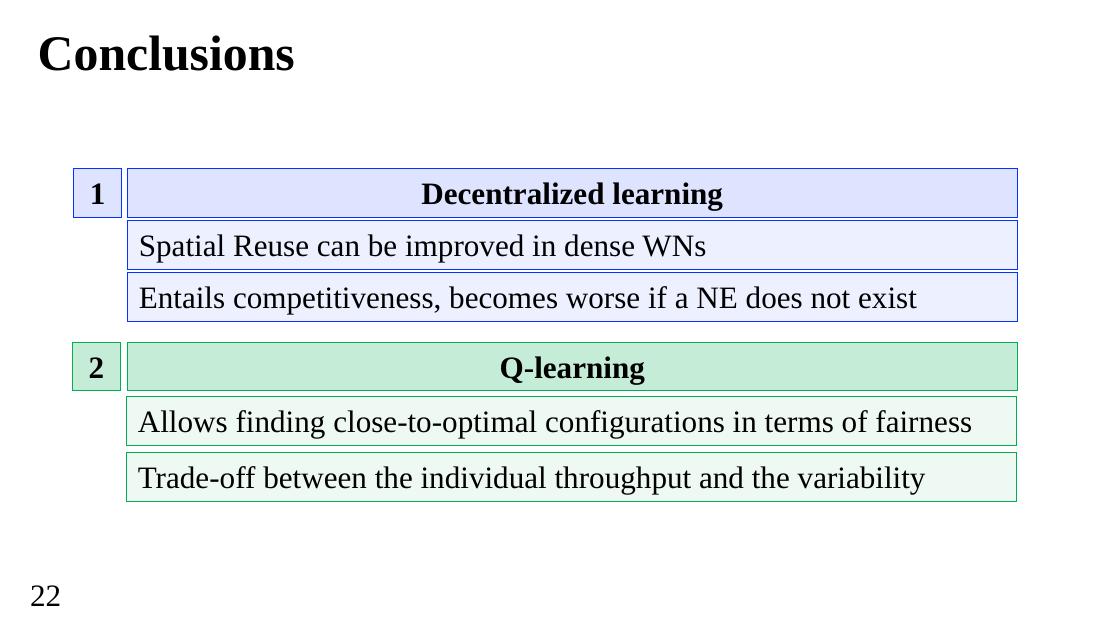
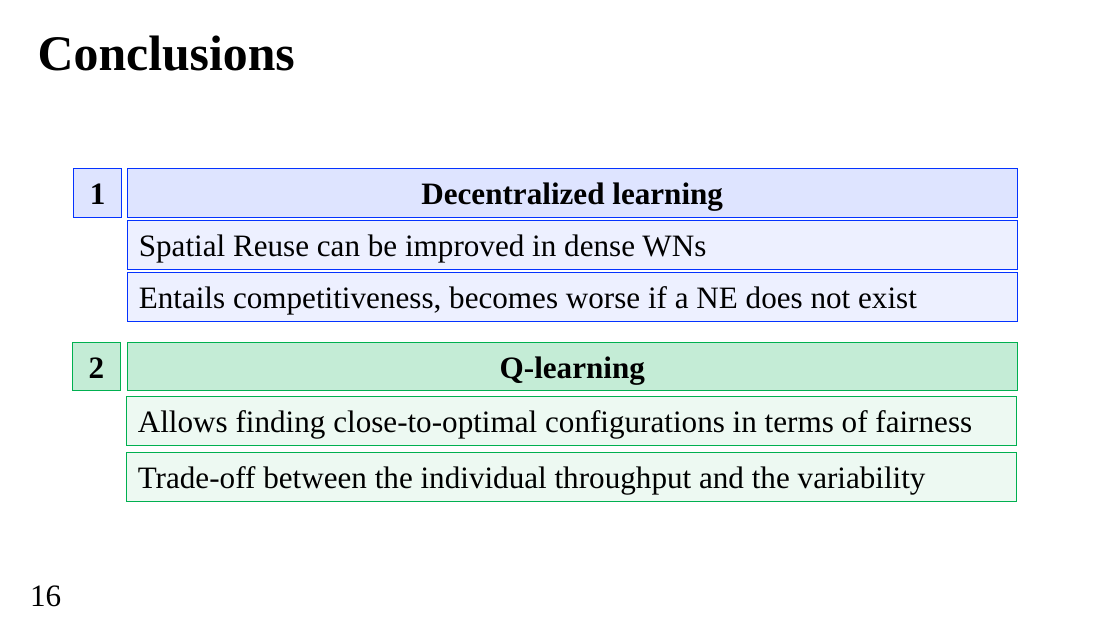
Before and after one commit to wn-upf/decentralized_qlearning_resource_allocation_in_wns, a slide deck: slide 16 of Presentation/francesc_wilhelmi_PIMRC_presentation.pptx. Drawn at 1120x630 pixels with LibreOffice and Linux fonts; fonts in the diff are those of the drawing; background and template pictures are left out. Boxes give left, top, right and bottom in pixels: in the first picture for what was removed or moved away, otherwise in the second. Text is boxed around its words. In the diff, an @@ line names an element or a change of style, - is before the commit and + after.

```diff
--- a/Presentation/francesc_wilhelmi_PIMRC_presentation.pptx
+++ b/Presentation/francesc_wilhelmi_PIMRC_presentation.pptx
@@ text at [30, 585, 61, 607]: text changed @@
-22
+16
```
Also in this commit, not shown: 17 other slides changed.
